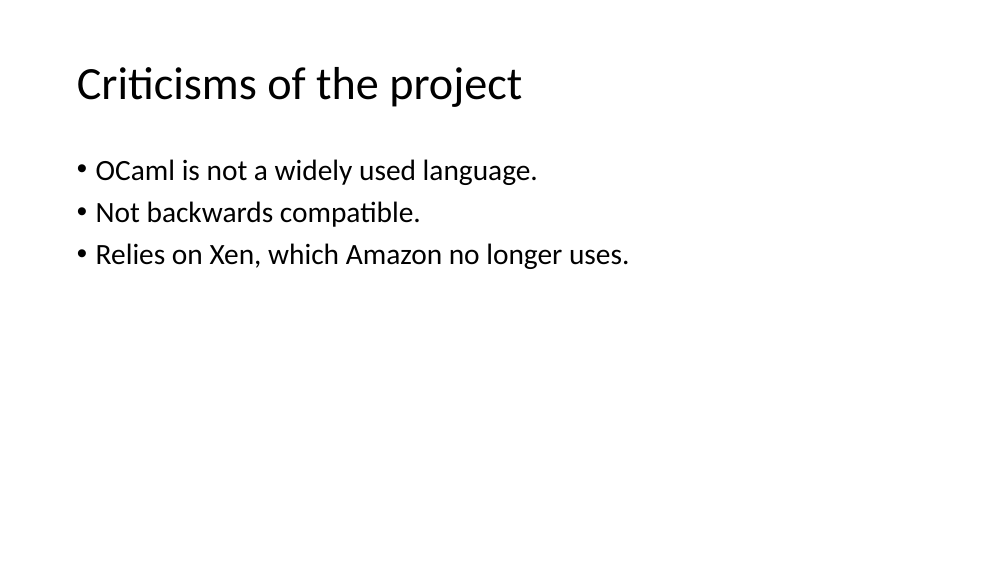
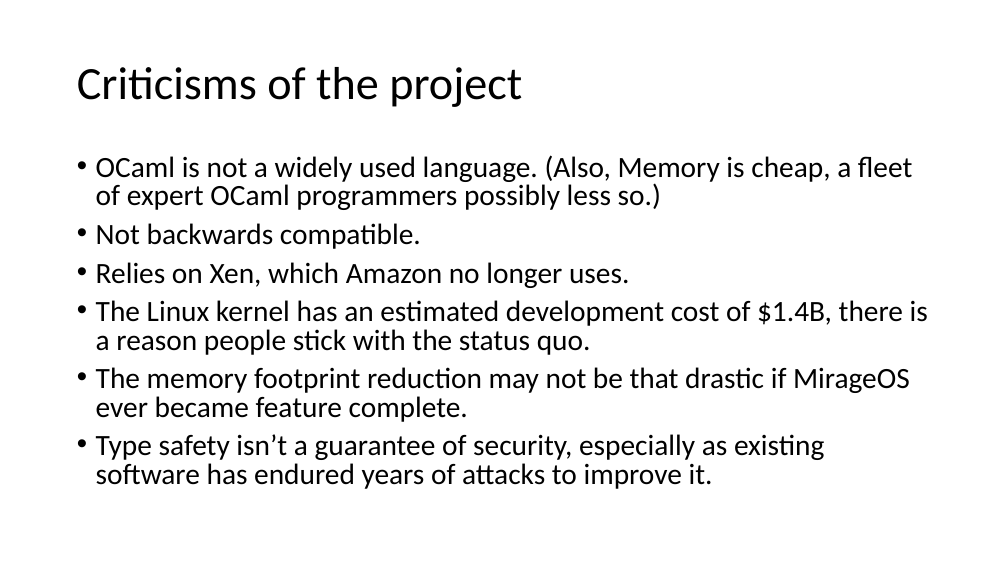
Before and after one commit to moosichu/topics-in-computer-systems, a slide deck: slide 6 of 01_unikernels_presentation.pptx. Drawn at 1008x567 pixels with LibreOffice and Linux fonts; fonts in the diff are those of the drawing. Boxes give left, top, right and bottom in pixels: in the first picture for what was removed or moved away, otherwise in the second. Text is boxed around its words. In the diff, an @@ line names an element or a change of style, - is before the commit and + after.

```diff
--- a/01_unikernels_presentation.pptx
+++ b/01_unikernels_presentation.pptx
@@ text at bbox=[96, 155, 912, 210]: text changed @@
-• OCaml is not a widely used language.
+• OCaml is not a widely used language. (Also, Memory is cheap, a fleet of expert OCaml programmers possibly less so.)
@@ text at bbox=[96, 223, 629, 288]: line spacing 0.9 to 0.8 @@
@@ text at bbox=[96, 300, 928, 489]: paragraphs added @@
+• The Linux kernel has an estimated development cost of $1.4B, there is a reason people stick with the status quo.
+• The memory footprint reduction may not be that drastic if MirageOS ever became feature complete.
+• Type safety isn’t a guarantee of security, especially as existing software has endured years of attacks to improve it.
```
Also in this commit, not shown: 8 other slides changed.
